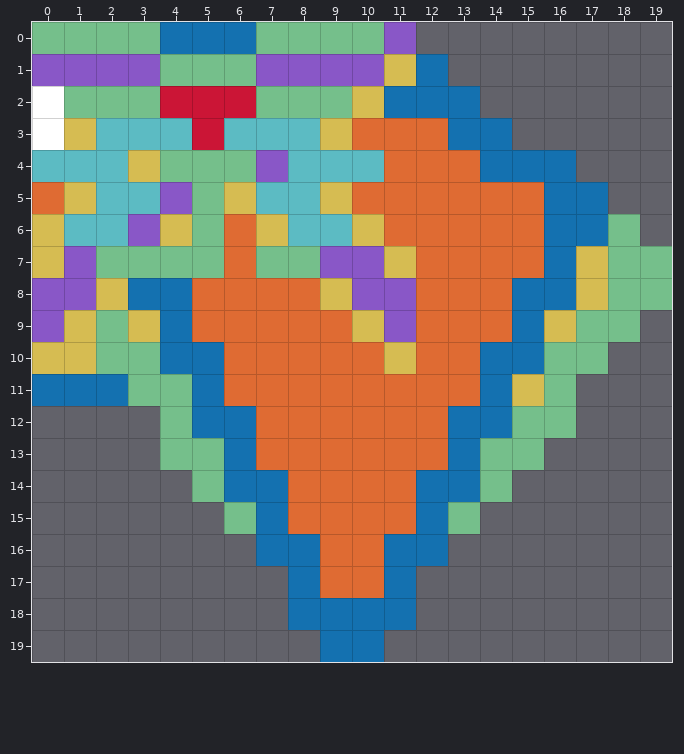
A Tiled map gets an edit: spaders/src/map/how-to-play/simple-shapes.tmx. Above: the version before the commit.
Cells are 64x64 px. Shown: x 0..19, y 0..19.
After:
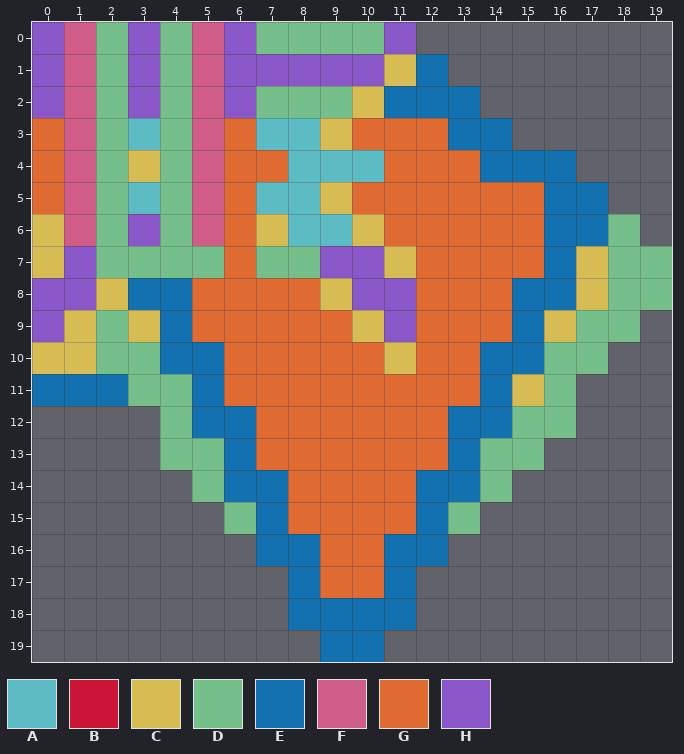
Key: from "spadersTileset": A 0, B 1, C 2, D 3, E 4, F 5, G 6, H 7.
_ is an empty cell.
Edits made:
Layer "Shape10":
Tile C is removed in row 5 at x 6; in row 6 at x 4.
Tile H is removed in row 4 at x 7; in row 5 at x 4.
Layer "Shape11":
Tile A gives way to tile D in row 3 at x 2 and 4; in rows 4 to 6 at x 2.
Tile B gives way to tile D in row 2 at x 4.
Tile E gives way to tile D in row 0 at x 4.
Tile H gives way to tile D in row 1 at x 2.
The edit adds tile D in rows 5 to 6 at x 4.
Tile A gives way to tile F in row 4 at x 1; in row 6 at x 1.
Tile B gives way to tile F in rows 2 to 3 at x 5.
Tile D gives way to tile F in row 0 at x 1; in row 1 at x 5; in row 2 at x 1; in rows 4 to 6 at x 5.
Tile E gives way to tile F in row 0 at x 5.
Tile H gives way to tile F in row 1 at x 1.
The edit adds tile F in row 3 at x 1; in row 5 at x 1.
Tile A gives way to tile G in row 3 at x 6; in row 4 at x 0.
Tile D gives way to tile G in row 4 at x 6.
The edit adds tile G in row 3 at x 0; in row 5 at x 6.
Tile B gives way to tile H in row 2 at x 6.
Tile D gives way to tile H in row 0 at x 0 and 3; in row 1 at x 6; in row 2 at x 3.
Tile E gives way to tile H in row 0 at x 6.
The edit adds tile H in row 2 at x 0.
Boxes around the changes in both pictures, in picture pixels (x1, y1, x2, y2):
changed: (32, 22, 288, 246)
